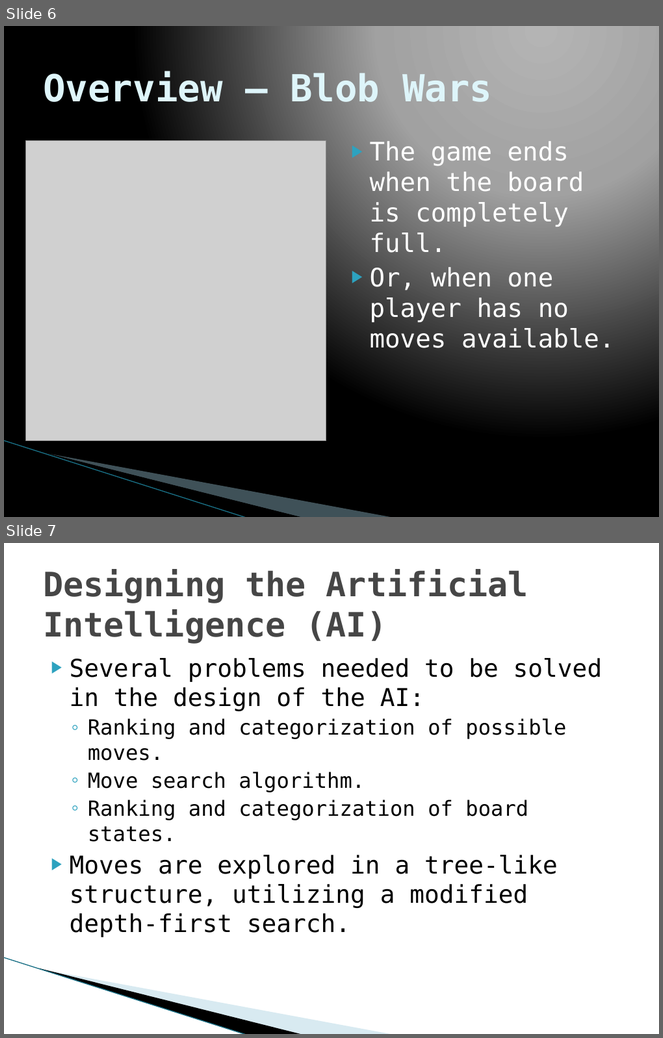
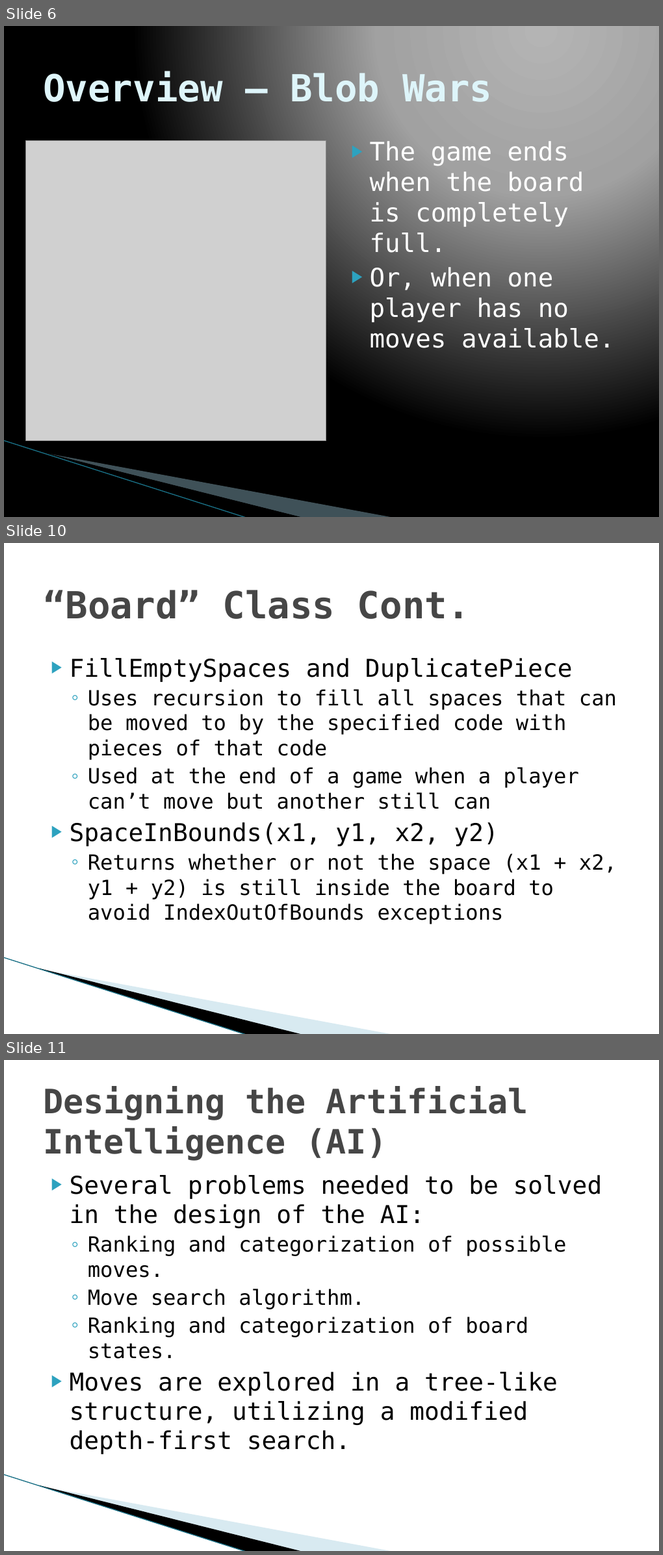
Before and after one commit to TadCordle/Senior-Project, a slide deck: Game Theory and Artificial Intelligence Design.pptx. Shown one above the other, each under a label of ours: slides 6 and 7 before the commit, slides 6, 10 and 11 after it; the slides between them are not shown. The pictures are 663x1038 and 663x1555 pixels, drawn with LibreOffice and Linux fonts; fonts in the diff are those of the drawing; grey boxes stand for pictures; background and template pictures are left out. Boxes give left, top, right and bottom in pixels: in the first picture for what was removed or moved away, otherwise in the second. Text is boxed around its words. In the diff, an @@ line names an element or a change of style, - is before the commit and + after.

```diff
--- a/Game Theory and Artificial Intelligence Design.pptx
+++ b/Game Theory and Artificial Intelligence Design.pptx
@@ slide 10 added at [4, 543, 659, 1034], background #FFFFFF; not listed: 3 template elements that a slide beside it also shows @@
@@ title added at [43, 590, 470, 619], 41 pt, text #464646, bold @@
+“Board” Class Cont.
@@ text added at [70, 658, 617, 925], 23 pt, text #000000 @@
+▶ FillEmptySpaces and DuplicatePiece
+  ◦ Uses recursion to fill all spaces that can be moved to by the specified code with pieces of that code
+  ◦ Used at the end of a game when a player can’t move but another still can
+▶ SpaceInBounds(x1, y1, x2, y2)
+  ◦ Returns whether or not the space (x1 + x2, y1 + y2) is still inside the board to avoid IndexOutOfBounds exceptions
@@ what was slide 7 is now slide 11 @@
```
Also in this commit, not shown: 2 slides changed, 4 other slides added.
